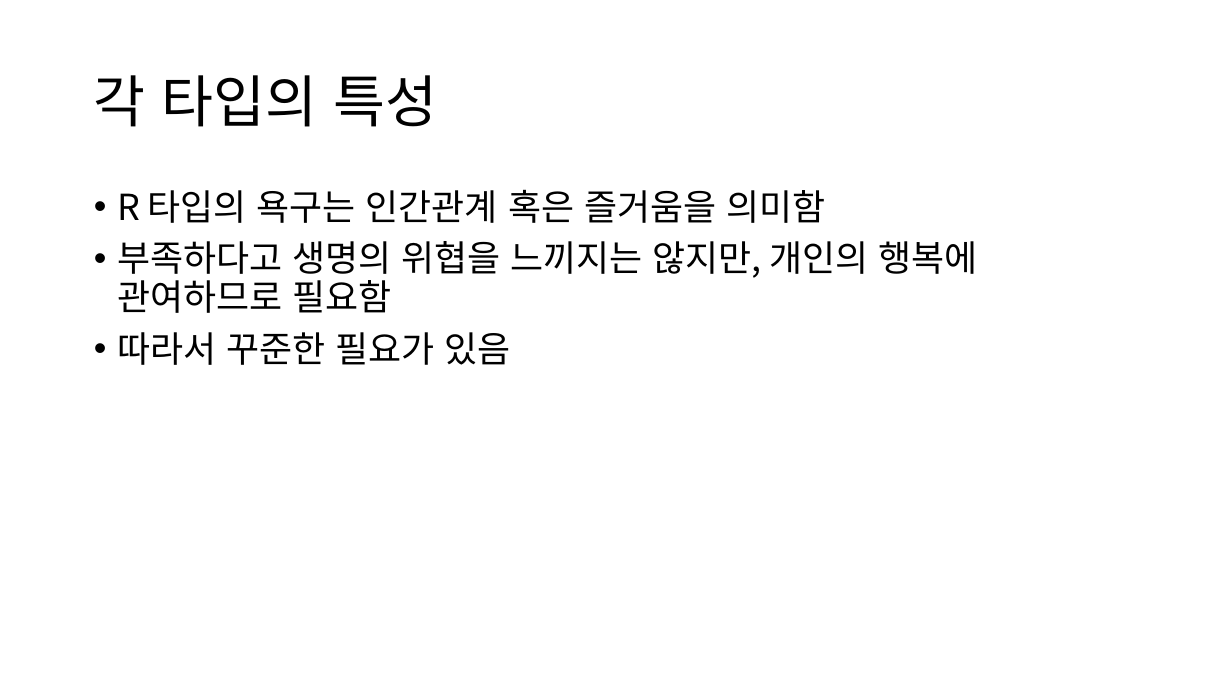
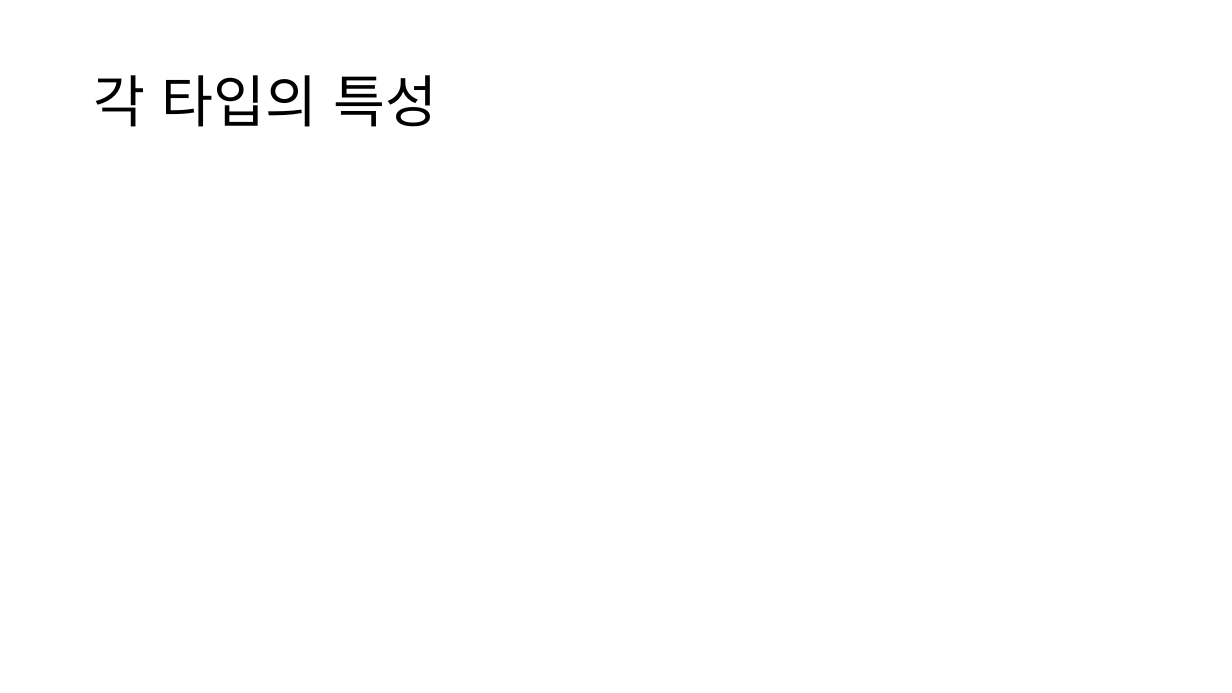
Before and after one commit to pilboy97/SchoolSim, a slide deck: slide 9 of Doc/Utility AI의 구현과 검증.pptx. Drawn at 1232x693 pixels with LibreOffice and Linux fonts; fonts in the diff are those of the drawing; grey boxes stand for pictures. Boxes give left, top, right and bottom in pixels: in the first picture for what was removed or moved away, otherwise in the second. Text is boxed around its words. In the diff, an @@ line names an element or a change of style, - is before the commit and + after.

```diff
--- a/Doc/Utility AI의 구현과 검증.pptx
+++ b/Doc/Utility AI의 구현과 검증.pptx
@@ text removed at (x1=117, y1=189, x2=977, y2=365) @@
-• R 타입의 욕구는 인간관계 혹은 즐거움을 의미함
-• 부족하다고 생명의 위협을 느끼지는 않지만, 개인의 행복에 관여하므로 필요함
-• 따라서 꾸준한 필요가 있음
```
Also in this commit, not shown: 7 other slides changed, 5 slides added, 1 slide removed, 26 other files.
